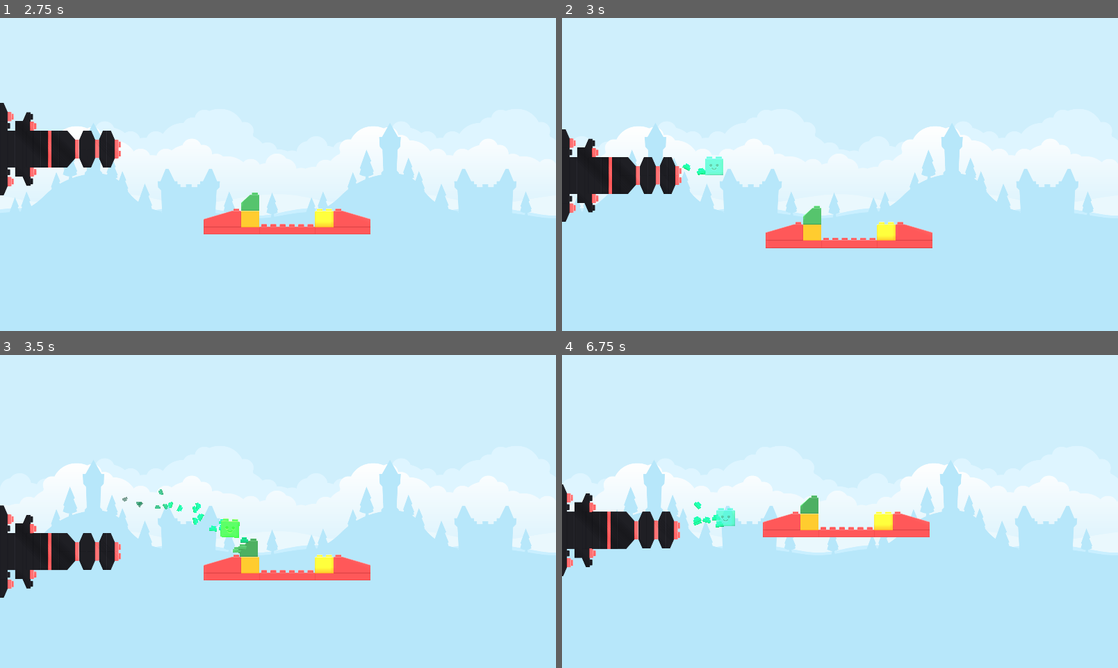
Above: before the commit, frames 1-4 (two rows, left to right).
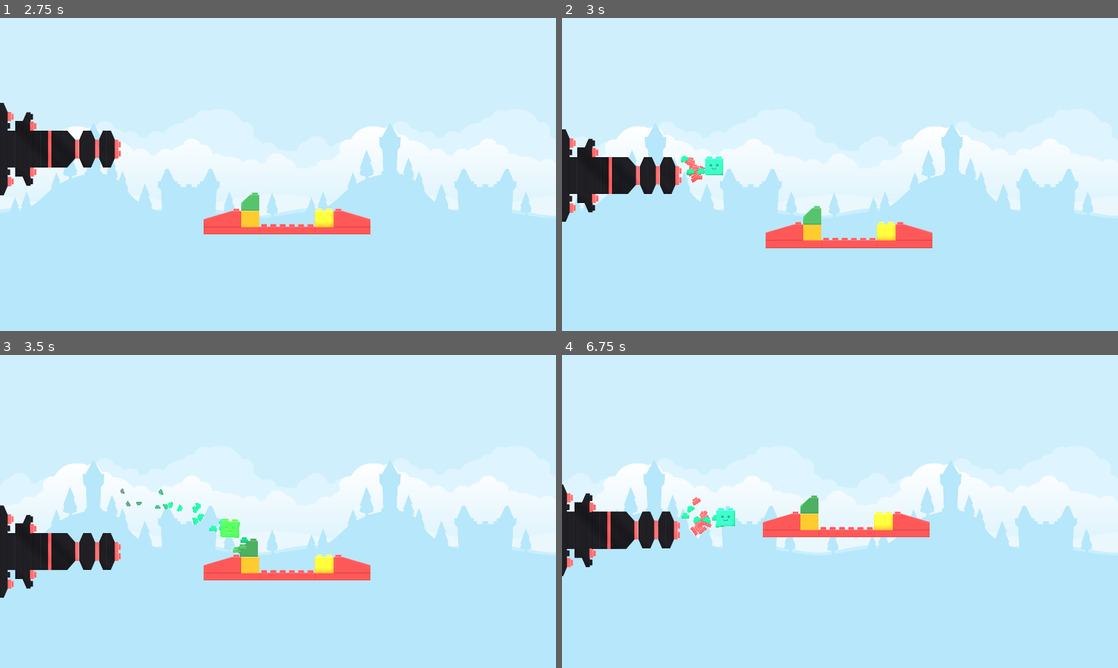
Above: after the commit, the same moments.

Repository: mlotr/Blocks_Gone_Wrong
Game: Godot game, scene res://scenes/title_screen.tscn
Two runs of this game, one before a commit and one after it. Both use one fixed random seed, a clock stepped at 60 frames per second and the inputs below. The project has no main scene, so this scene is started directly. Sound files missing from this copy of the repository are replaced by a short silence.
Inputs (mouse positions are in pixels of both pictures, inside the frame that each line leads up to):
- Up to frame 1 (2.75 s): click "PLAY" at 0.5 s; click "PLAY" at 1.25 s; move the mouse to (400, 158) at 2.02 s; press the mouse at (400, 158) at 2.03 s; hold Up (ui_up) from 2.03 s (still down)
- Up to frame 2 (3 s): move the mouse to (728, 190) at 2.77 s; release Up (ui_up) at 2.78 s; release the mouse at (728, 190) at 2.78 s; hold Down (ui_down) from 2.78 s (still down); click (728, 190) at 2.85 s
- Up to frame 3 (3.5 s): keep holding Down (ui_down)
- Up to frame 4 (6.75 s): move the mouse to (895, 442) at 3.52 s; release Down (ui_down) at 3.53 s; press the mouse at (895, 442) at 3.53 s; hold Up (ui_up) 3.53-5.03 s; move the mouse to (812, 574) at 4.27 s; release the mouse at (812, 574) at 4.28 s; click (812, 574) at 4.35 s; move the mouse to (1006, 558) at 5.02 s; press the mouse at (1006, 558) at 5.03 s; hold Down (ui_down) from 5.03 s (still down); move the mouse to (673, 464) at 5.77 s; release the mouse at (673, 464) at 5.78 s; click (673, 464) at 5.85 s; move the mouse to (867, 511) at 6.52 s; press the mouse at (867, 511) at 6.53 s

Frame 1 is identical in both runs. In frame 2, 0.4% of the frame differs, in the area x 21-29%, y 44-53%; in frame 3, less than 0.1%; in frame 4, 0.4%.

Commit message:
Added voice sfx to bullet

Diff:
--- a/scenes/bullet.tscn
+++ b/scenes/bullet.tscn
@@ -1,8 +1,11 @@
-[gd_scene load_steps=9 format=3 uid="uid://baxni17x522no"]
+[gd_scene load_steps=13 format=3 uid="uid://baxni17x522no"]
 
 [ext_resource type="Texture2D" uid="uid://c48egcqsjs7gv" path="res://brick_assets/Special/extra_character_a.png" id="1_1urkn"]
 [ext_resource type="Script" path="res://scripts/bullet.gd" id="1_husne"]
 [ext_resource type="Texture2D" uid="uid://ch5iedndtaykl" path="res://brick_assets/Green/brick_low_1.png" id="3_21on2"]
+[ext_resource type="AudioStream" uid="uid://cv0i4ud7c1wao" path="res://sounds/zapsplat_cartoon_character_high_pitched_mouse_or_similar_ohh_scream_surprised_79839.mp3" id="4_vdumc"]
+[ext_resource type="AudioStream" uid="uid://blsxer8ex5cqi" path="res://sounds/zapsplat_cartoon_character_high_pitched_mouse_or_similar_ohh_surprised_001_79733.mp3" id="5_cyqsg"]
+[ext_resource type="AudioStream" uid="uid://b4t4cmrfu4sft" path="res://sounds/zapsplat_cartoon_character_high_pitched_mouse_or_similar_ohh_surprised_002_79734.mp3" id="6_ytbfu"]
 
 [sub_resource type="PhysicsMaterial" id="PhysicsMaterial_p3a0x"]
 bounce = 1.0
@@ -21,6 +24,15 @@
 [sub_resource type="OccluderPolygon2D" id="OccluderPolygon2D_a17rf"]
 cull_mode = 1
 polygon = PackedVector2Array(-32, -32, 31, -32, 31, 32, -32, 32)
+
+[sub_resource type="AudioStreamRandomizer" id="AudioStreamRandomizer_gdavu"]
+streams_count = 3
+stream_0/stream = ExtResource("4_vdumc")
+stream_0/weight = 1.0
+stream_1/stream = ExtResource("5_cyqsg")
+stream_1/weight = 1.0
+stream_2/stream = ExtResource("6_ytbfu")
+stream_2/weight = 1.0
 
 [node name="Bullet" type="RigidBody2D" groups=["Projectiles"]]
 physics_material_override = SubResource("PhysicsMaterial_p3a0x")
@@ -56,4 +68,9 @@
 [node name="LightOccluder2D" type="LightOccluder2D" parent="."]
 occluder = SubResource("OccluderPolygon2D_a17rf")
 
+[node name="Sounds" type="Node2D" parent="."]
+
+[node name="VoiceSFX" type="AudioStreamPlayer2D" parent="Sounds"]
+stream = SubResource("AudioStreamRandomizer_gdavu")
+
 [connection signal="screen_exited" from="VisibleOnScreenNotifier2D" to="." method="_on_visible_on_screen_notifier_2d_screen_exited"]
--- a/scenes/title_screen.tscn
+++ b/scenes/title_screen.tscn
@@ -10,6 +10,45 @@
 [ext_resource type="Texture2D" uid="uid://cn2fl2bjywgfl" path="res://UI/button_rectangle_depth_gloss.png" id="6_rhhmc"]
 [ext_resource type="AudioStream" uid="uid://dw10l56mnuvov" path="res://sounds/audio_hero_Toys-On-Parade_SIPML_Q-0240.mp3" id="8_qvbyc"]
 [ext_resource type="FontFile" uid="uid://ba1rok5vimfsm" path="res://fonts/Dimbo Regular.ttf" id="9_x8ypo"]
+
+[sub_resource type="Animation" id="Animation_m114k"]
+length = 0.001
+tracks/0/type = "value"
+tracks/0/imported = false
+tracks/0/enabled = true
+tracks/0/path = NodePath("FadeOverlay:color")
+tracks/0/interp = 1
+tracks/0/loop_wrap = true
+tracks/0/keys = {
+"times": PackedFloat32Array(0),
+"transitions": PackedFloat32Array(1),
+"update": 0,
+"values": [Color(0, 0, 0, 1)]
+}
+tracks/1/type = "value"
+tracks/1/imported = false
+tracks/1/enabled = true
+tracks/1/path = NodePath("FadeOverlay:mouse_filter")
+tracks/1/interp = 1
+tracks/1/loop_wrap = true
+tracks/1/keys = {
+"times": PackedFloat32Array(0),
+"transitions": PackedFloat32Array(1),
+"update": 1,
+"values": [0]
+}
+tracks/2/type = "value"
+tracks/2/imported = false
+tracks/2/enabled = true
+tracks/2/path = NodePath("SoundTrack:volume_db")
+tracks/2/interp = 1
+tracks/2/loop_wrap = true
+tracks/2/keys = {
+"times": PackedFloat32Array(0),
+"transitions": PackedFloat32Array(1),
+"update": 0,
+"values": [-10.0]
+}
 
 [sub_resource type="Animation" id="Animation_p0rwe"]
 resource_name = "fade_in"
@@ -38,45 +77,6 @@
 "values": [2]
 }
 
-[sub_resource type="Animation" id="Animation_m114k"]
-length = 0.001
-tracks/0/type = "value"
-tracks/0/imported = false
-tracks/0/enabled = true
-tracks/0/path = NodePath("FadeOverlay:color")
-tracks/0/interp = 1
-tracks/0/loop_wrap = true
-tracks/0/keys = {
-"times": PackedFloat32Array(0),
-"transitions": PackedFloat32Array(1),
-"update": 0,
-"values": [Color(0, 0, 0, 1)]
-}
-tracks/1/type = "value"
-tracks/1/imported = false
-tracks/1/enabled = true
-tracks/1/path = NodePath("FadeOverlay:mouse_filter")
-tracks/1/interp = 1
-tracks/1/loop_wrap = true
-tracks/1/keys = {
-"times": PackedFloat32Array(0),
-"transitions": PackedFloat32Array(1),
-"update": 1,
-"values": [0]
-}
-tracks/2/type = "value"
-tracks/2/imported = false
-tracks/2/enabled = true
-tracks/2/path = NodePath("SoundTrack:volume_db")
-tracks/2/interp = 1
-tracks/2/loop_wrap = true
-tracks/2/keys = {
-"times": PackedFloat32Array(0),
-"transitions": PackedFloat32Array(1),
-"update": 0,
-"values": [-10.0]
-}
-
 [sub_resource type="Animation" id="Animation_2glhw"]
 resource_name = "fade_out"
 tracks/0/type = "value"
--- a/scripts/bullet.gd
+++ b/scripts/bullet.gd
@@ -14,11 +14,13 @@
 
 # --- ONREADY VARIABLES ---
 @onready var sprite: Sprite2D = $Sprite2D
+@onready var voice_sfx = $Sounds/VoiceSFX
 
 func _ready() -> void:
 	self.body_entered.connect(_on_body_entered)
-	# Set default color (dimmed)
-	sprite.modulate = Color(1, 1, 1, 0.7)
+	# Set default color
+	sprite.modulate = Color(1, 1, 1, 1)
+
 
 func _input(event: InputEvent) -> void:
 	# Input is handled ONLY if we have a charge available
@@ -31,6 +33,10 @@
 func launch(direction: Vector2, speed: float) -> void:
 	_current_speed = speed
 	self.linear_velocity = direction.normalized() * speed
+
+	# Play voice SFX
+	if not voice_sfx.playing:
+		voice_sfx.play()
 
 # --- PRIVATE FUNCTIONS ---
 
@@ -58,6 +64,10 @@
 		body.take_damage()
 		hit_something.emit()
 
+		# Play voice SFX
+		if not voice_sfx.playing:
+			voice_sfx.play()
+
 		# RECHARGE MECHANIC:
 		# Every time we hit a block, we regain the ability to redirect
 		if not _has_charge:
--- a/scripts/cannon.gd
+++ b/scripts/cannon.gd
@@ -15,6 +15,7 @@
 @onready var muzzle: Marker2D = $GunSprite/Muzzle
 @onready var anim_player: AnimationPlayer = $AnimationPlayer
 @onready var shot_sfx = $ShotSFX
+@onready var boom_particles = $BoomParticles
 
 func _process(_delta: float) -> void:
 	_handle_input()
@@ -50,5 +51,7 @@
 	if anim_player.has_animation("recoil"):
 		anim_player.play("recoil")
 
+	# Emit boom particles
+	boom_particles.restart()
 	# Play SFX
 	shot_sfx.play()
Not shown, added: sounds/zapsplat_cartoon_character_high_pitched_mouse_or_similar_ohh_scream_surprised_79839.mp3.import
Not shown, added: sounds/zapsplat_cartoon_character_high_pitched_mouse_or_similar_ohh_surprised_001_79733.mp3.import
Not shown, added: sounds/zapsplat_cartoon_character_high_pitched_mouse_or_similar_ohh_surprised_002_79734.mp3.import
Not shown, added: sounds/zapsplat_cartoon_character_high_pitched_mouse_or_similar_ohh_scream_surprised_79839.mp3
Not shown, added: sounds/zapsplat_cartoon_character_high_pitched_mouse_or_similar_ohh_surprised_001_79733.mp3
Not shown, added: sounds/zapsplat_cartoon_character_high_pitched_mouse_or_similar_ohh_surprised_002_79734.mp3
